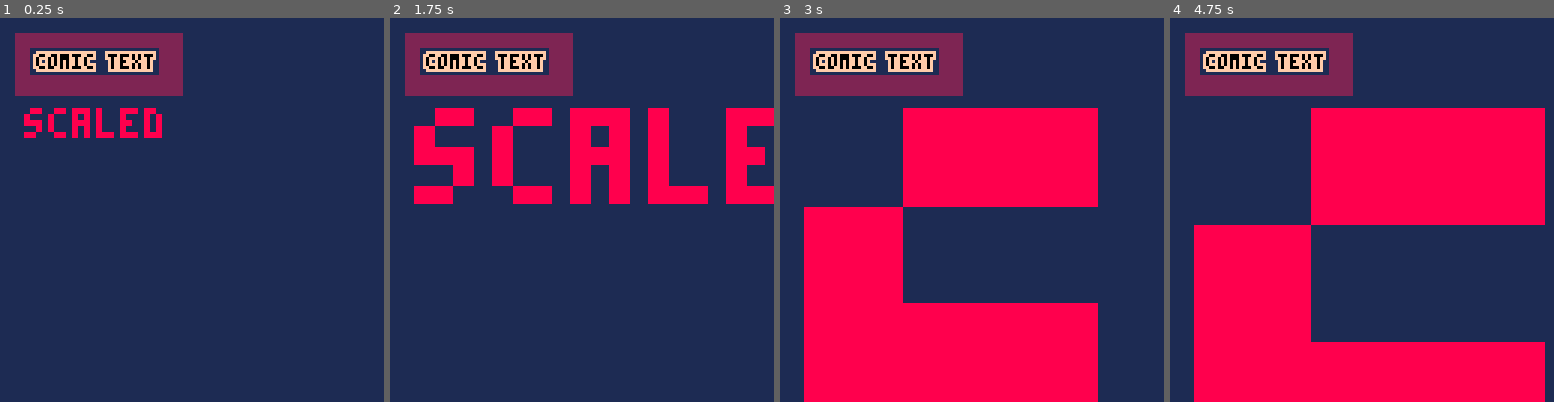
Above: before the commit, frames 1-4 (left to right).
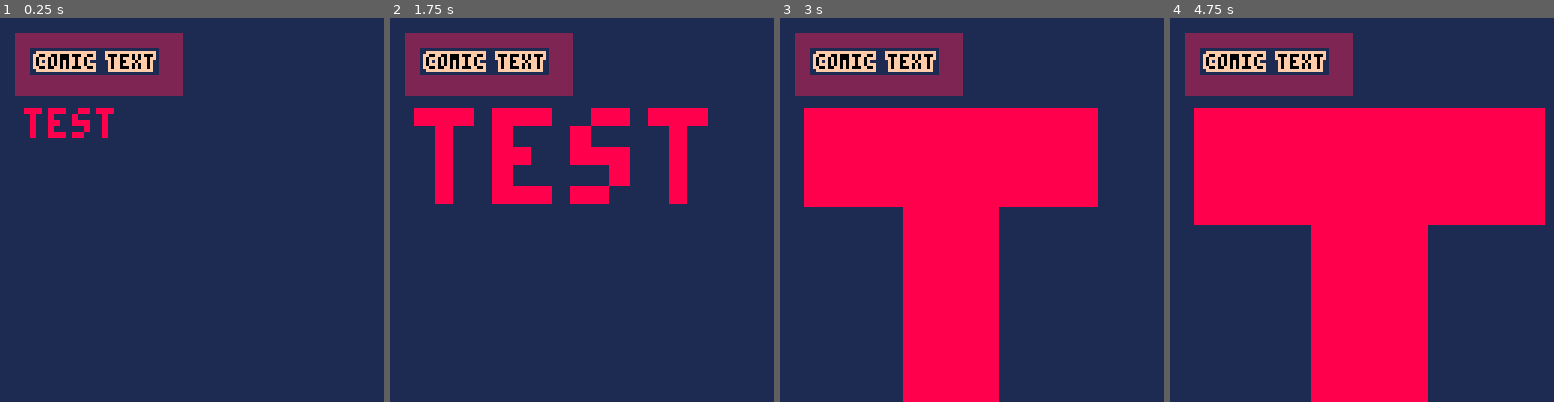
Above: after the commit, the same moments.

Repository: tmelot2/pico-8
Game: PICO-8 cartridge letters1.p8
Same seed, same stepped clock (60 frames per second), same inputs: the game is played once before the commit and once after it.
Inputs:
- Up to frame 1 (0.25 s): no input
- Up to frame 2 (1.75 s): hold Right from 1.6 s (still down)
- Up to frame 3 (3 s): release Right at 2.1 s; hold Up 2.15-2.42 s; hold Right from 2.47 s (still down)
- Up to frame 4 (4.75 s): release Right at 3.03 s; hold Left 3.08-3.58 s; hold Down 3.63-3.97 s; hold Right 4.02-4.68 s; hold Up from 4.73 s (still down)

The runs differ from the first frame. In frame 1, 1.1% of the frame differs, in the area x 6-43%, y 23-32%; in frame 2, 9.0%; in frame 3, 33%; in frame 4, 37%, in the area x 6-98%, y 23-100%.

Commit message:
Add backbuffer drippy, add faster text scale, add owave test, update template with input

Diff:
--- /dev/null
+++ b/backbuffer1.p8
@@ -0,0 +1,105 @@
+pico-8 cartridge // http://www.pico-8.com
+version 42
+__lua__
+
+local SCREEN = 0x6000
+local BACK = 0x8000
+local SIZE = 0x2000 -- 8k
+
+
+sw = 128
+sh = 128
+
+px = sw/2
+py = sh/2
+t=0
+
+-- main
+function _init()
+	cls(0)
+	memset(BACK,0,SIZE)
+end
+
+function _update60()
+	input()
+	t+=1
+end
+
+function update_back_buffer()
+	ROW_BYTES=64
+	DRIP_CLEAR_RATE=0.4 -- chance drip will clear
+
+	for i=1,128 do
+		bx=rnd()*ROW_BYTES -- 0..63 (2 pixels per byte)
+		by=rnd()*sh        -- 0..127
+		use_hi=rnd() < 0.5 -- pick hi or lo nibble
+
+		addr = BACK + by * ROW_BYTES + bx
+		c = peek(addr)
+		c_above = peek(addr - ROW_BYTES)
+
+		-- Clear pixel
+		if rnd() < 0.1 then
+			poke(addr, 0)
+		-- Drip, take color from above (or clear)
+		else
+			drip_len = rnd()*8
+			if rnd() < DRIP_CLEAR_RATE then c_above=0 end -- clear drip
+
+			-- High nibble (left pixel)
+			if rnd() < 0.5 then
+				for i=0,drip_len do
+					poke(addr + (ROW_BYTES*i), (c_above & 0xF0) | (c & 0x0F))
+				end
+			-- Low nibble (right pixel)
+			else
+				poke(addr, (c_above & 0x0F) | (c & 0xF0))
+				for i=0,drip_len do
+					poke(addr + (ROW_BYTES*i), (c_above & 0x0F) | (c & 0xF0))
+				end
+			end
+		end
+	end
+end
+
+function _draw()
+	cls(0)
+
+	update_back_buffer()
+
+	-- Render back buffer
+	memcpy(SCREEN,BACK,SIZE)
+
+	-- Render front to screen
+	-- spr(1,px,py)
+	spr(2,px,py)
+	spr(3,px+8,py)
+end
+
+
+-- input
+function input()
+	if btn(0) then px-=1 end -- l
+	if btn(1) then px+=1 end -- r
+	if btn(2) then py-=1 end -- u
+	if btn(3) then py+=1 end -- d
+	if btn(4) then  -- x
+		poke(0x5F55, BACK>>8)
+		spr(4,px,py)
+		sspr(4*8, 0, 8, 8, px, py-4, 16, 16)
+		poke(0x5F55, SCREEN>>8)
+	end
+end
+…(4 lines of a section not shown)…
+__gfx__
+00000000285115820015555555555100000000000000000000000000000000000000000000000000000000000000000000000000000000000000000000000000
+00000000866556680566666666666650800000000000000000000000000000000000000000000000000000000000000000000000000000000000000000000000
+0070070056655665566266666615c165010080080000000000000000000000000000000000000000000000000000000000000000000000000000000000000000
+00077000155995515621261516b55565018888800000000000000000000000000000000000000000000000000000000000000000000000000000000000000000
+00077000155a9551565256efe6555865188ee8880000000000000000000000000000000000000000000000000000000000000000000000000000000000000000
+007007005665566556656666661a516501888e800000000000000000000000000000000000000000000000000000000000000000000000000000000000000000
+00000000866556680566665555666650001800080000000000000000000000000000000000000000000000000000000000000000000000000000000000000000
+00000000285115820055550000555500000000000000000000000000000000000000000000000000000000000000000000000000000000000000000000000000
--- a/letters1.p8
+++ b/letters1.p8
@@ -22,7 +22,7 @@
 
 	rectfill(5,5,60,25,2)
 	comictext('comic text', 8, 12)
-	scale_text('scaled', 8, 30, 8, scale)
+	scale_text2('scaled', 8, 30, 8, scale)
 
 	-- spr(1,0,1,1,1)
 end
@@ -88,6 +88,28 @@
     memcpy(0x0,0x4300,0x0200)
 end
 
+-- Mine, same as above but doesn't copy memory around
+-- Uses high memory as buffer
+function scale_text2(str,x,y,c,scale)
+	BASE=0xE0
+	GFX=0x00
+	SCREEN=0x60
+
+	-- Print text into buffer
+	-- 1. remap screen to user, print to screen, put screen back
+	poke(0x5F55, BASE)
+	print("test",0,0,c)
+	poke(0x5F55, SCREEN)
+
+	-- 2. remap gfx to user, sspr to screen, put gfx back
+	poke(0x5F54, BASE)
+	w=#str*4
+	h=5
+	sspr(0,0,w,h,x,y,w*scale,h*scale)
+	poke(0x5F54, GFX)
+end
+
+
 
 -- input
 function input()
--- /dev/null
+++ b/notmy/owave1.p8
@@ -0,0 +1,116 @@
+pico-8 cartridge // http://www.pico-8.com
+version 42
+__lua__
+-- Organic Wave Generator
+-- Demonstrates summing sine waves for random-like fluctuation
+
+-- Configuration
+local num_waves = 5
+local base_speed = 0.03
+local threshold = 2.2 -- Trigger event when sum > this value
+local waves = {}
+local particles = {}
+
+function _init()
+  -- Initialize waves with random phases and prime-based frequencies
+  for i = 1, num_waves do
+    add(waves, {
+      freq = (i * 0.7) + 0.3, -- Non-integer multipliers prevent looping
+      phase = rnd(1),         -- Random start position (0 to 1 in PICO-8 sin)
+      amp = 0.5 + rnd(0.5),   -- Random amplitude contribution
+      col = i + 1             -- Color for visualization
+    })
+  end
+end
+
+function _update()
+  -- Update particles (visual effect for triggers)
+  for p in all(particles) do
+    p.x += p.dx
+    p.y += p.dy
+    p.life -= 1
+  end
+  -- Remove dead particles
+  if #particles > 0 and particles[1].life <= 0 then
+    del(particles, particles[1])
+  end
+
+  -- Calculate current wave value
+  local t = time()
+  local sum_val = 0
+
+  for w in all(waves) do
+    -- PICO-8 sin() takes 0..1 as a full circle
+    local val = sin((t * base_speed * w.freq) + w.phase)
+    sum_val += val * w.amp
+  end
+
+  -- Normalize roughly to -2..2 range depending on amp sum
+  -- Trigger event if wave peaks high enough and we don't have too many particles
+  if sum_val > threshold and #particles < 20 then
+    add(particles, {
+      x = 64,
+      y = 64 - (sum_val * 20), -- Spawn at wave height
+      dx = -1 + rnd(2),
+      dy = -1 + rnd(2),
+      life = 30,
+      col = 7
+    })
+  end
+end
+
+function _draw()
+  cls(1) -- Dark blue background
+  local t = time()
+  local center_y = 64
+  local scale = 20
+
+  -- Draw Threshold Line
+  line(0, center_y - (threshold * scale), 127, center_y - (threshold * scale), 6)
+  print("TRIGGER ZONE", 2, center_y - (threshold * scale) - 6, 6)
+
+  -- 1. Draw Individual Component Waves (Faint)
+  for w in all(waves) do
+    for x = 0, 127 do
+      local val = sin(((x * 0.01) + (t * base_speed * w.freq)) + w.phase)
+      local py = center_y - (val * w.amp * scale)
+      pset(x, py, w.col + 8) -- Darker colors for components
+    end
+  end
+
+  -- 2. Draw The Summed "Organic" Wave (Bright)
+  for x = 0, 126 do
+    local sum1 = 0
+    local sum2 = 0
+
+    -- Calculate sum for current pixel and next pixel (for line)
+    for w in all(waves) do
+      local t1 = (x * 0.01) + (t * base_speed * w.freq)
+      local t2 = ((x + 1) * 0.01) + (t * base_speed * w.freq)
+
+      sum1 += sin(t1 + w.phase) * w.amp
+      sum2 += sin(t2 + w.phase) * w.amp
+    end
+
+    local y1 = center_y - (sum1 * scale)
+    local y2 = center_y - (sum2 * scale)
+
+    line(x, y1, x + 1, y2, 7) -- Bright white line
+  end
+
+  -- 3. Draw Trigger Particles
+  for p in all(particles) do
+    circfill(p.x, p.y, 2, p.col)
+  end
+
+  -- Stats
+  print("WAVES: " .. num_waves, 2, 2, 7)
+  print("SUMMING SINES FOR ORGANIC NOISE", 2, 10, 7)
+end
+__gfx__
+00000000000000000000000000000000000000000000000000000000000000000000000000000000000000000000000000000000000000000000000000000000
+00000000000000000000000000000000000000000000000000000000000000000000000000000000000000000000000000000000000000000000000000000000
+00700700000000000000000000000000000000000000000000000000000000000000000000000000000000000000000000000000000000000000000000000000
+00077000000000000000000000000000000000000000000000000000000000000000000000000000000000000000000000000000000000000000000000000000
+00077000000000000000000000000000000000000000000000000000000000000000000000000000000000000000000000000000000000000000000000000000
+00700700000000000000000000000000000000000000000000000000000000000000000000000000000000000000000000000000000000000000000000000000
--- a/template.p8
+++ b/template.p8
@@ -5,20 +5,31 @@
 screenwidth = 127
 screenheight = 127
 
+button=0
+
 -- main
 function _init()
 end
 
 function _update60()
+	input()
 end
 
 function _draw()
 	cls(0)
+	print(button, 12, 12)
 end
 
 
 -- input
 function input()
+	if btn(0) then button='left' end -- l
+	if btn(1) then button='right' end -- r
+	if btn(2) then button='up' end -- u
+	if btn(3) then button='down' end -- d
+	if btn(4) then button='o' end -- o
+	if btn(5) then button='x' end -- x
+	if btn() == 0 then button='' end -- d
 end
 
 
